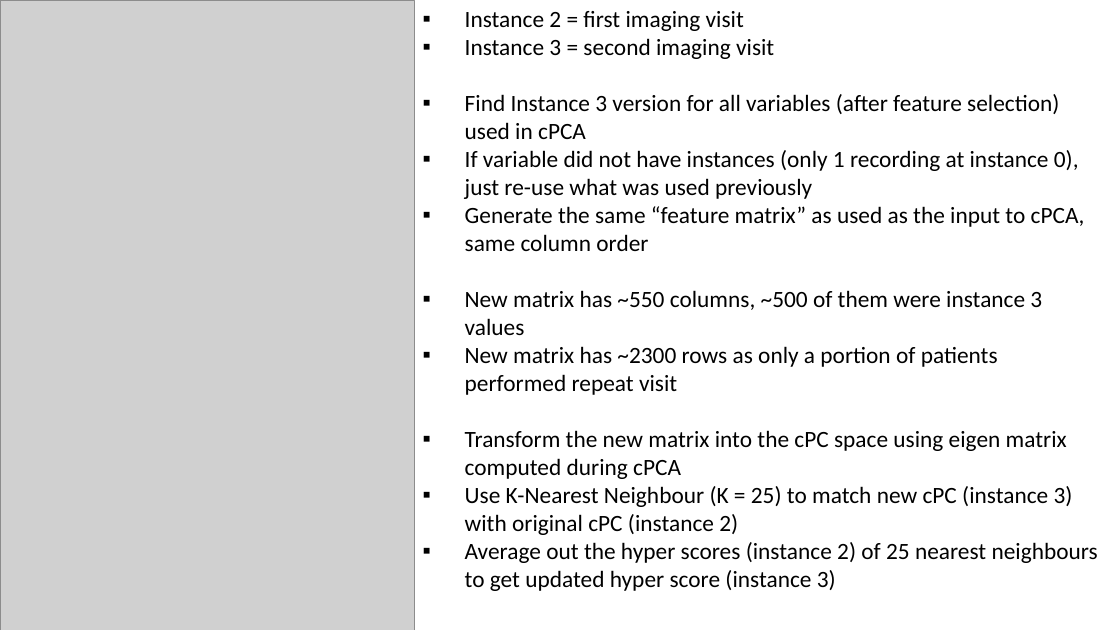
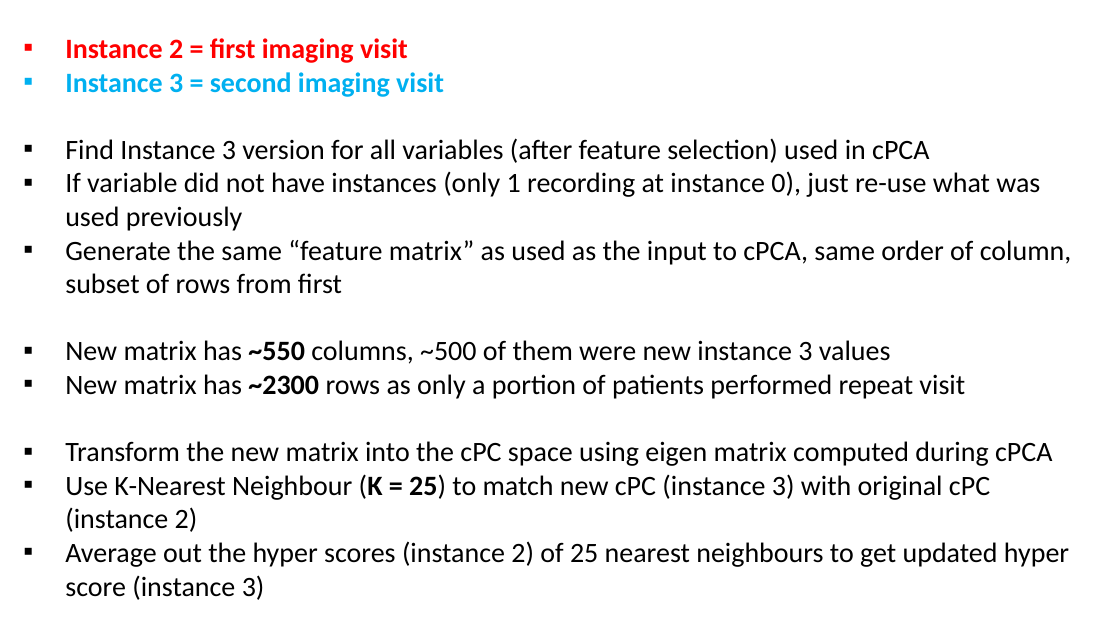
Before and after one commit to zhaohanxiong/OxfordCVM, a slide deck: slide 22 of resources/job_results2.pptx. Drawn at 1120x630 pixels with LibreOffice and Linux fonts; fonts in the diff are those of the drawing; grey boxes stand for pictures. Boxes give left, top, right and bottom in pixels: in the first picture for what was removed or moved away, otherwise in the second. Text is boxed around its words. In the diff, an @@ line names an element or a change of style, - is before the commit and + after.

Commit message:
updated ppt

```diff
--- a/resources/job_results2.pptx
+++ b/resources/job_results2.pptx
@@ picture removed at [0, 0, 414, 630] @@
@@ text "Instance 2 = first imaging ...": place and size @@
-text "Instance 2 = first imaging ..." at [465, 11, 1098, 591]
+text "Instance 2 = first imaging ..." at [65, 38, 1072, 600]
@@ text at [65, 38, 1069, 600]: size 20 to 24 pt in "Instance 2 = first imaging visit", "Instance 3 = second imaging visit", "Find Instance 3 version for all variables ...", "If variable did not have instances (only ..." and 4 more places; text colour #000000 to #FF0000 in "Instance 2 = first imaging visit"; bold on in "Instance 2 = first imaging visit", "Instance 3 = second imaging visit", "~2300", "(K = 25)"; text colour #000000 to #00B0F0 in "Instance 3 = second imaging visit" @@
@@ text at [65, 240, 1072, 364]: text changed; size 20 to 24 pt @@
-▪ Generate the same “feature matrix” as used as the input to cPCA, same column order
-▪ New matrix has ~550 columns, ~500 of them were instance 3 values
+▪ Generate the same “feature matrix” as used as the input to cPCA, same order of column, subset of rows from first
+▪ New matrix has ~550 columns, ~500 of them were new instance 3 values
```
Also in this commit, not shown: 3 slides added.
